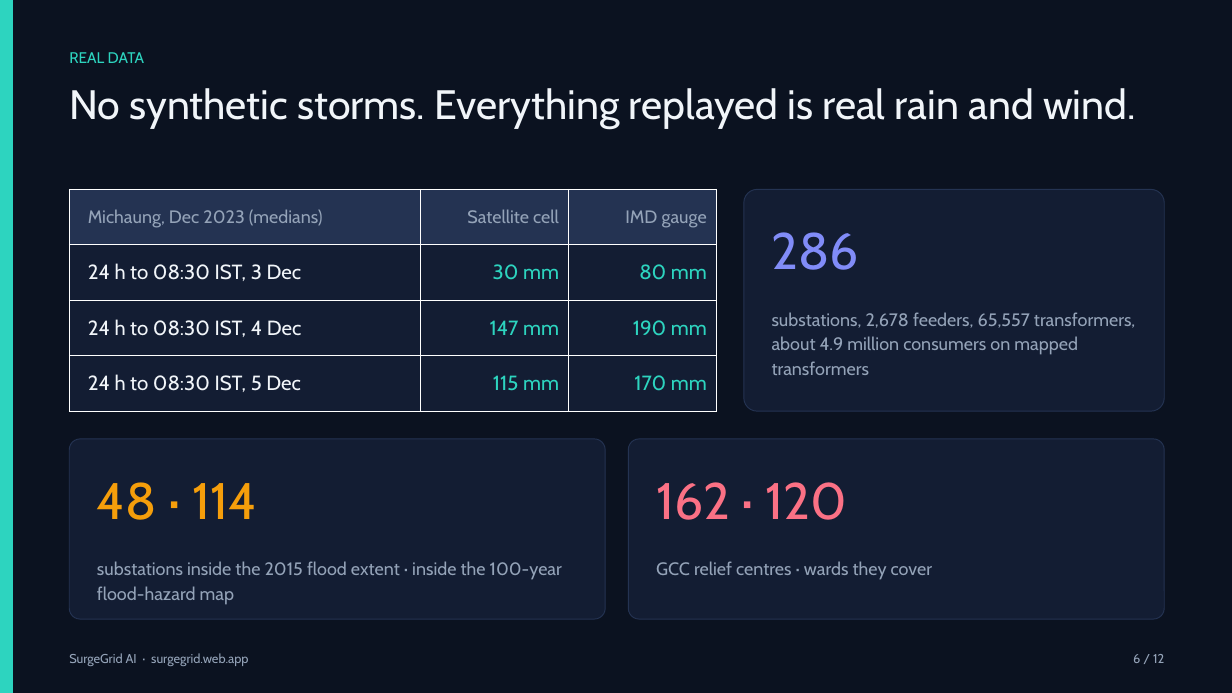
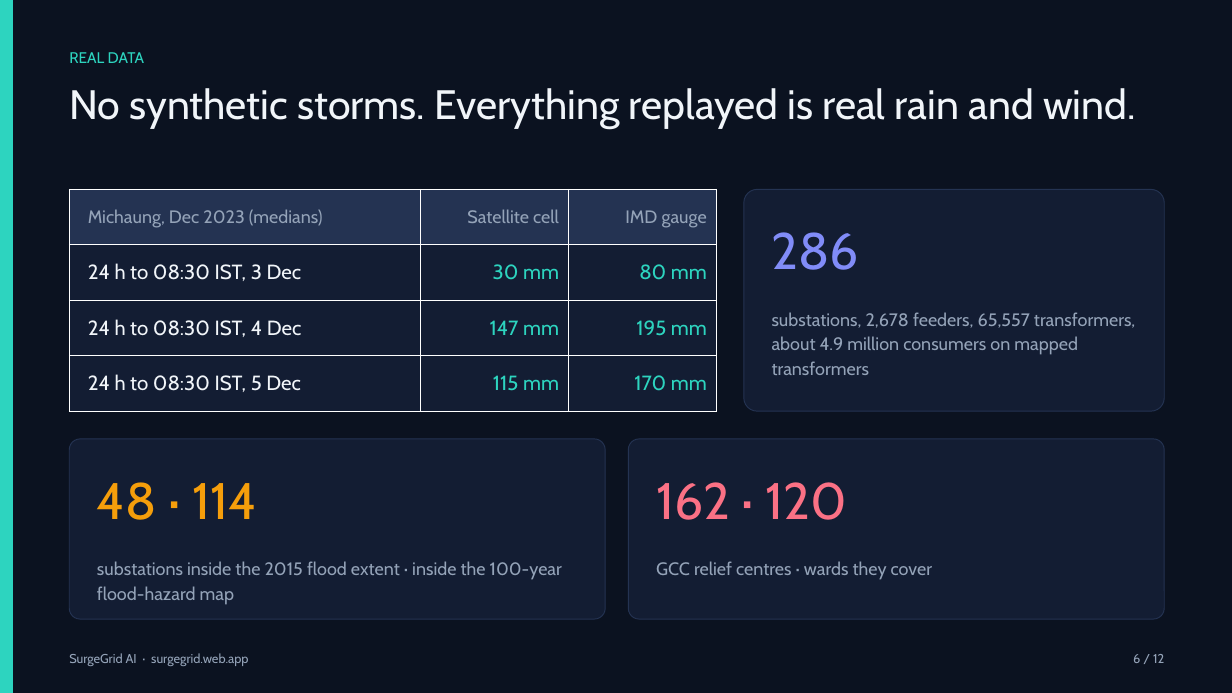
Before and after one commit to rsiva2294/surgegrid-ai, a slide deck: slide 6 of docs/SurgeGrid_AI_Deck.pptx. Drawn at 1232x693 pixels with LibreOffice and Linux fonts; fonts in the diff are those of the drawing. Boxes give left, top, right and bottom in pixels: in the first picture for what was removed or moved away, otherwise in the second. Text is boxed around its words. In the diff, an @@ line names an element or a change of style, - is before the commit and + after.

```diff
--- a/docs/SurgeGrid_AI_Deck.pptx
+++ b/docs/SurgeGrid_AI_Deck.pptx
@@ table at box(69, 189, 716, 411) @@
-row 3, column 3: 190 mm
+row 3, column 3: 195 mm
```
Also in this commit, not shown: 6 other files.
